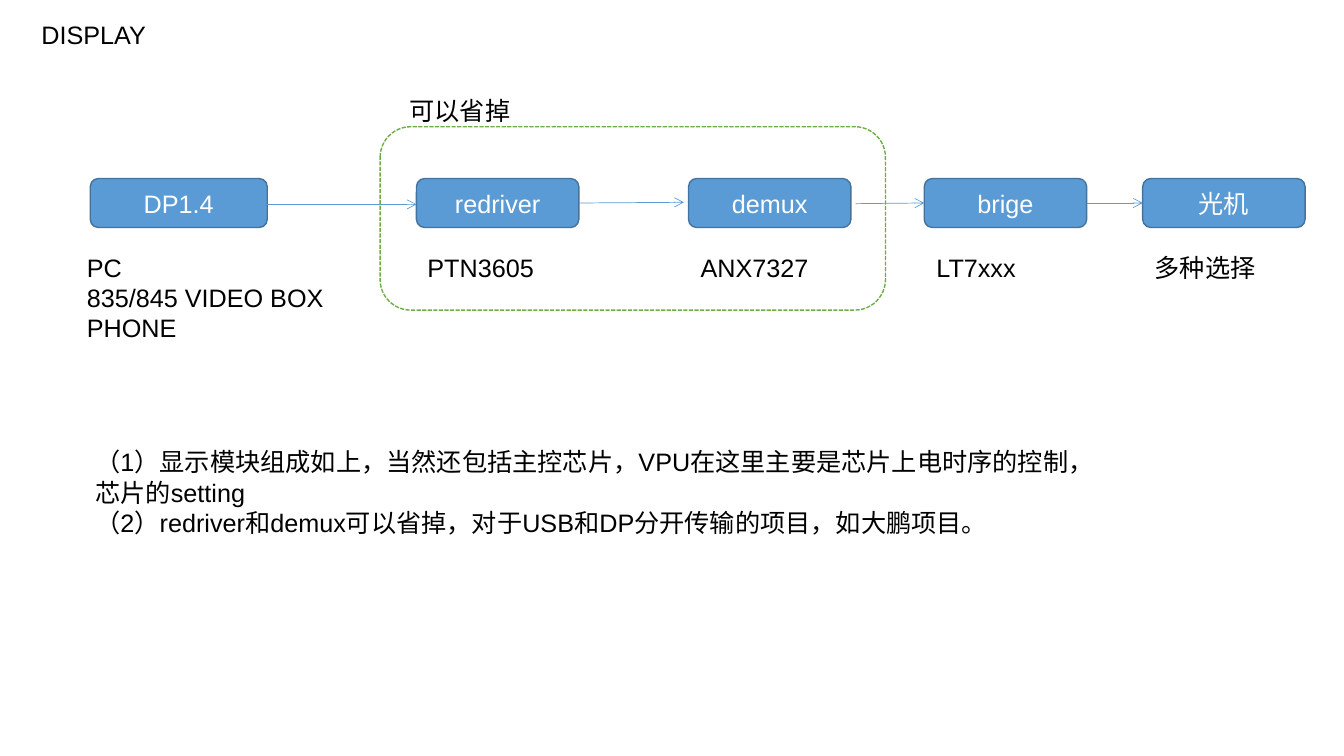
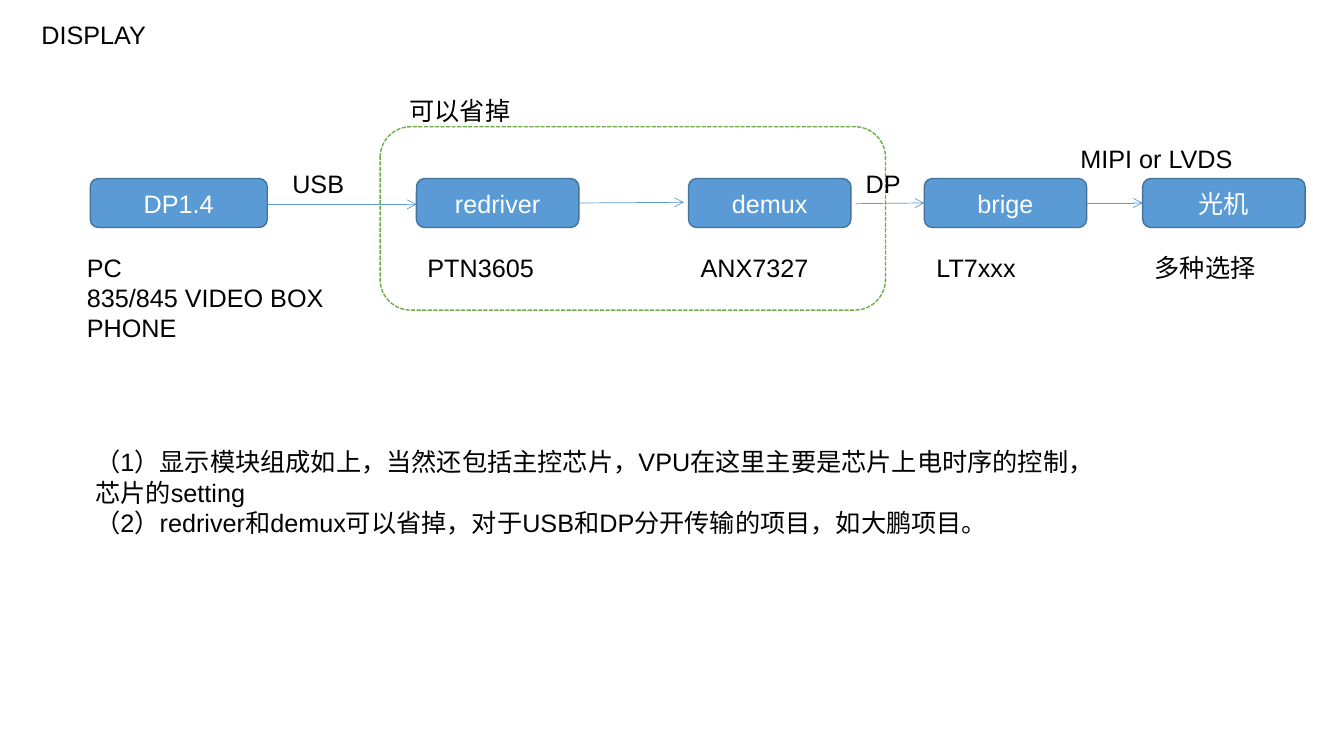
Before and after one commit to xiangyu199378/workdaily, a slide deck: slide 6 of workdoc/framework/BringUp.pptx. Drawn at 1344x756 pixels with LibreOffice and Linux fonts; fonts in the diff are those of the drawing. Boxes give left, top, right and bottom in pixels: in the first picture for what was removed or moved away, otherwise in the second. Text is boxed around its words. In the diff, an @@ line names an element or a change of style, - is before the commit and + after.

```diff
--- a/workdoc/framework/BringUp.pptx
+++ b/workdoc/framework/BringUp.pptx
@@ text added at (x1=292, y1=175, x2=344, y2=194), 18 pt, text #000000 @@
+USB
@@ text added at (x1=866, y1=173, x2=901, y2=199), 18 pt, text #000000 @@
+DP
@@ text added at (x1=1080, y1=150, x2=1233, y2=169), 18 pt, text #000000 @@
+MIPI or LVDS
```
Also in this commit, not shown: 5 other slides changed, 1 slide added, 7 other files.
